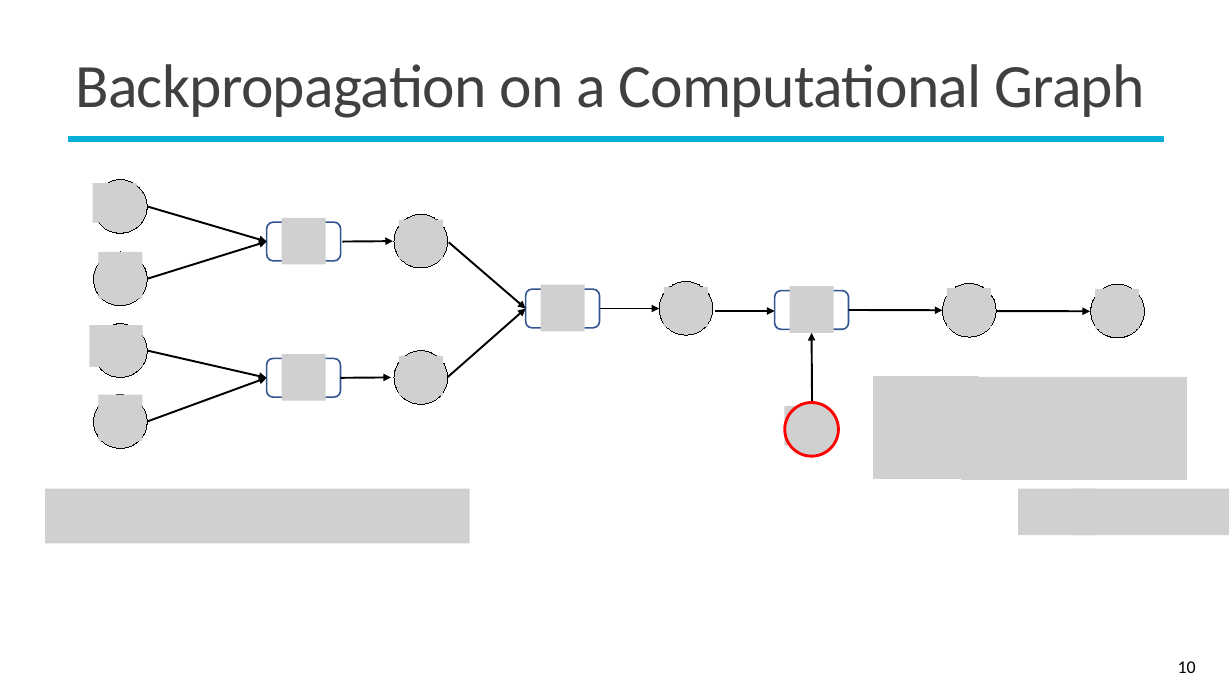
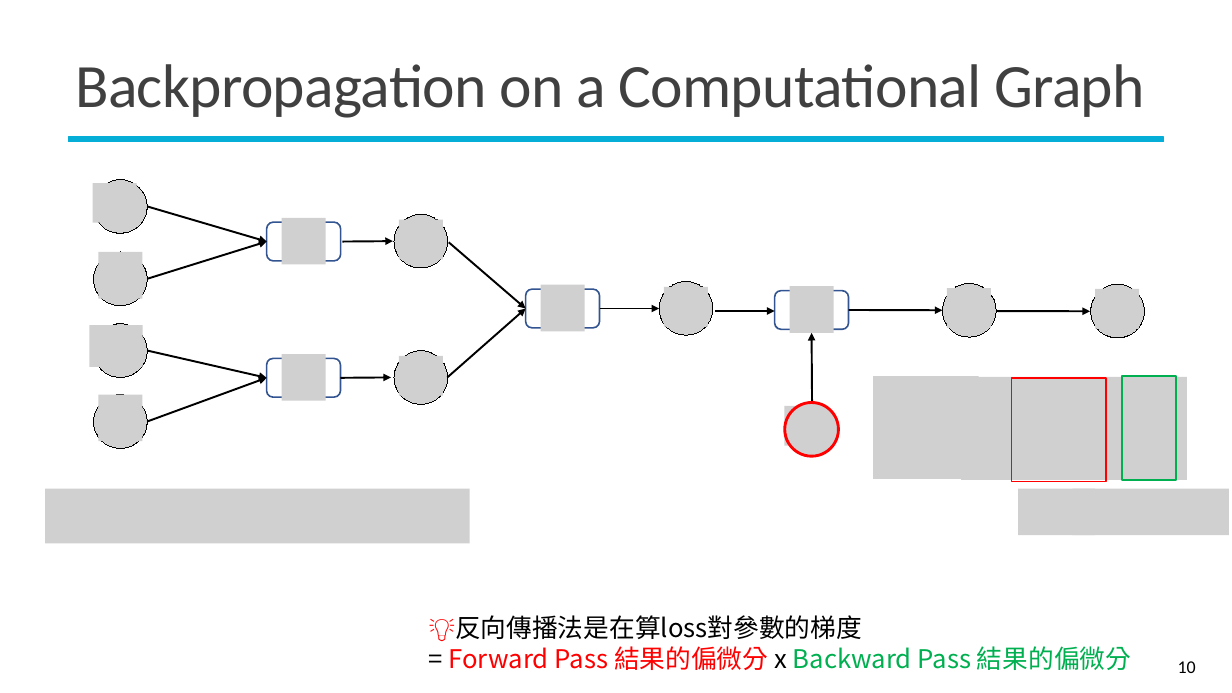
Before and after one commit to mcps5601/CGUDL_2025_Spring, a slide deck: slide 10 of slides/dl_framework_0317.pptx. Drawn at 1232x693 pixels with LibreOffice and Linux fonts; fonts in the diff are those of the drawing; grey boxes stand for pictures; background and template pictures are left out. Boxes give left, top, right and bottom in pixels: in the first picture for what was removed or moved away, otherwise in the second. Text is boxed around its words. In the diff, an @@ line names an element or a change of style, - is before the commit and + after.

```diff
--- a/slides/dl_framework_0317.pptx
+++ b/slides/dl_framework_0317.pptx
@@ rectangle added at (1012, 378, 1106, 482), outline #FF0000 1.25 pt @@
@@ rectangle added at (1122, 376, 1177, 480), outline #00B050 1.25 pt @@
@@ text added at (429, 617, 1131, 670), 20 pt, text #000000 @@
+💡反向傳播法是在算loss對參數的梯度
+= Forward Pass 結果的偏微分 x Backward Pass 結果的偏微分
```
Also in this commit, not shown: 2 other slides changed, 2 slides added.
